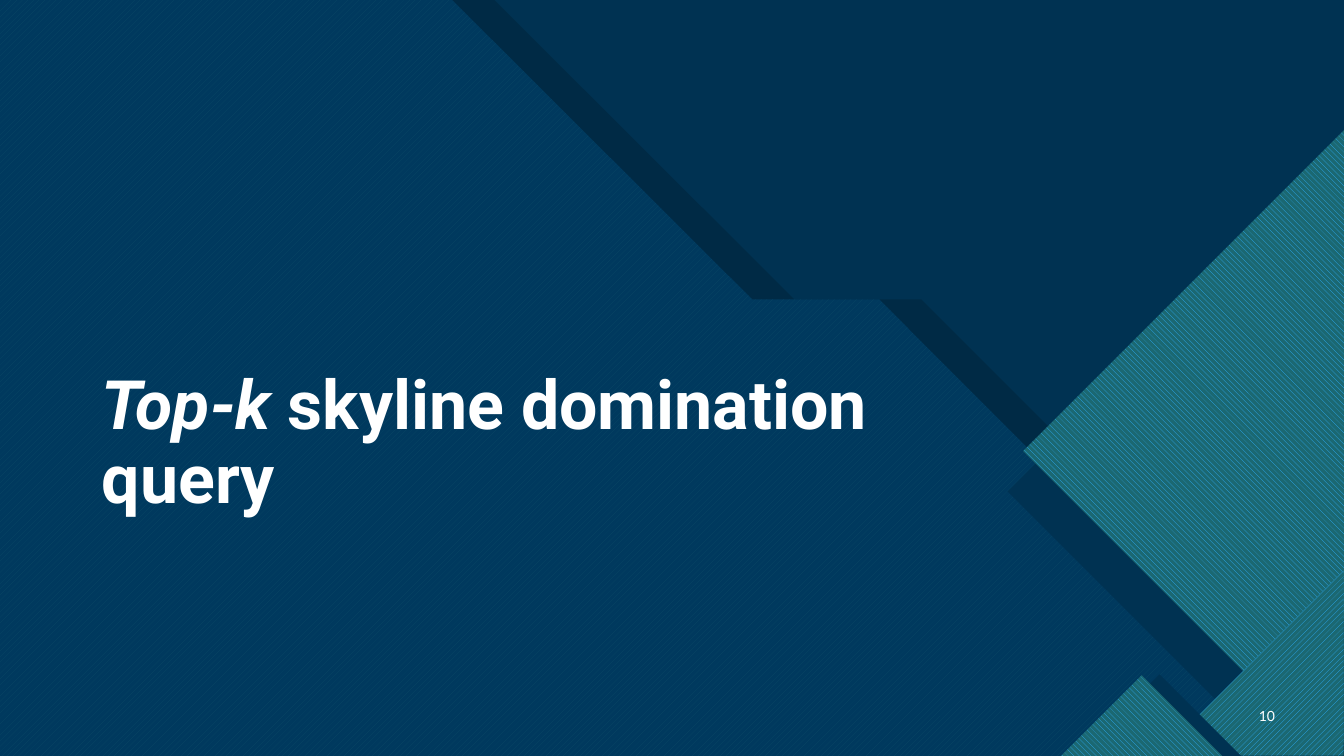
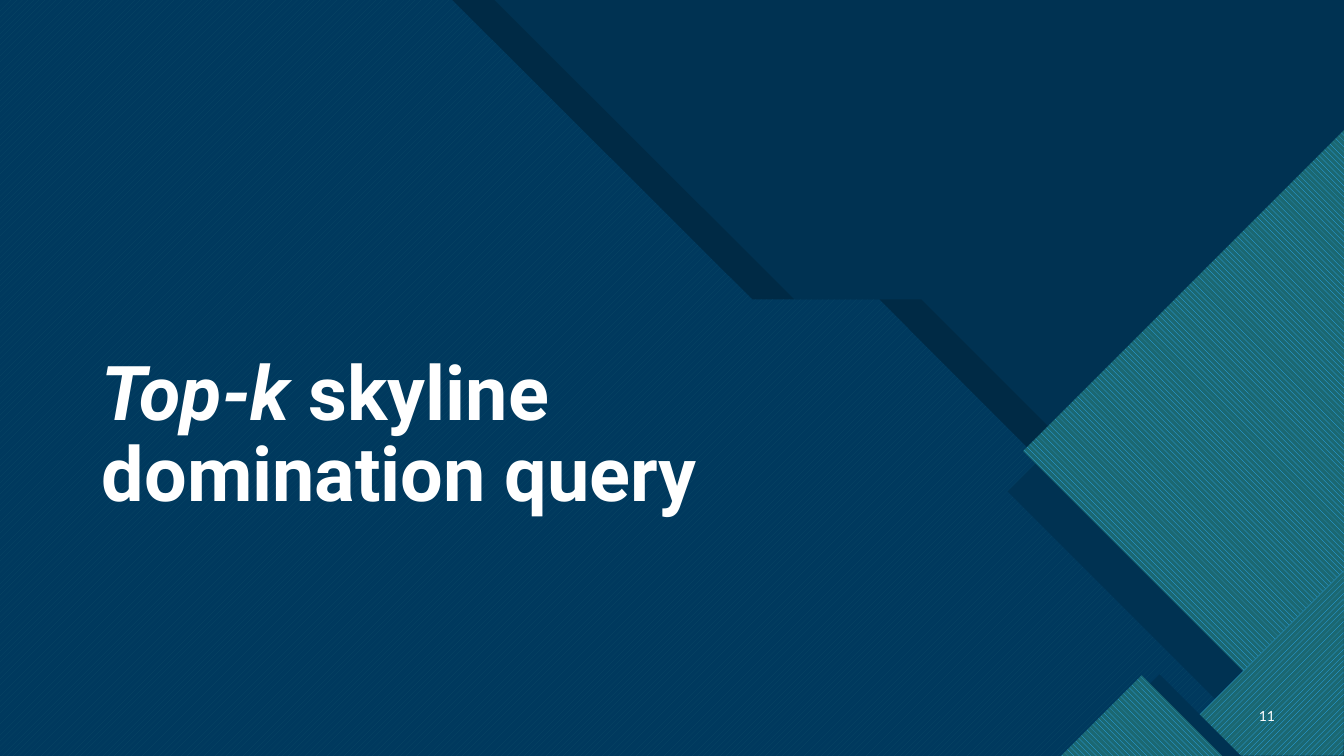
Before and after one commit to MnAppsNet/DominanceQueries, a slide deck: slide 11 of report_presentation.pptx (slide 10 before the commit). Drawn at 1344x756 pixels with LibreOffice and Linux fonts; fonts in the diff are those of the drawing; background and template pictures are left out; a plain dark background stands for a picture behind light text. Boxes give left, top, right and bottom in pixels: in the first picture for what was removed or moved away, otherwise in the second. Text is boxed around its words. In the diff, an @@ line names an element or a change of style, - is before the commit and + after.

```diff
--- a/report_presentation.pptx
+++ b/report_presentation.pptx
@@ title "Top-k skyline domination query" at (102, 363, 697, 517): size 48.6 to 54 pt @@
@@ page number at (1259, 709, 1275, 725): text changed @@
-10
+11
```
Also in this commit, not shown: 6 other slides changed, 2 slides added.
